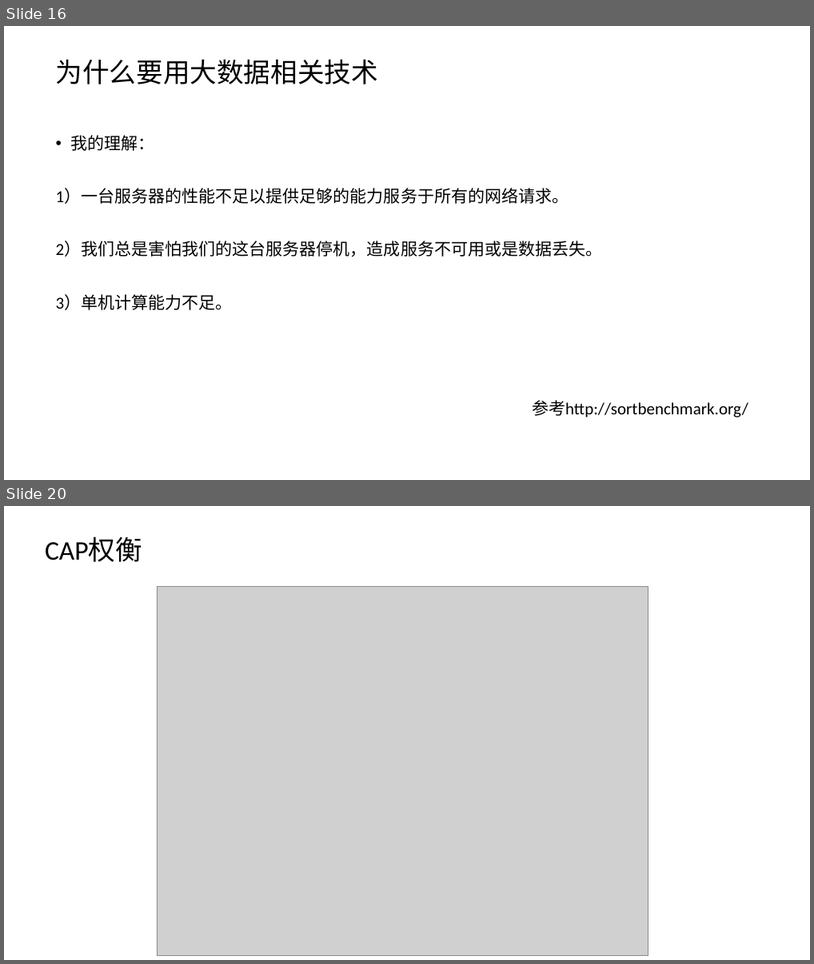
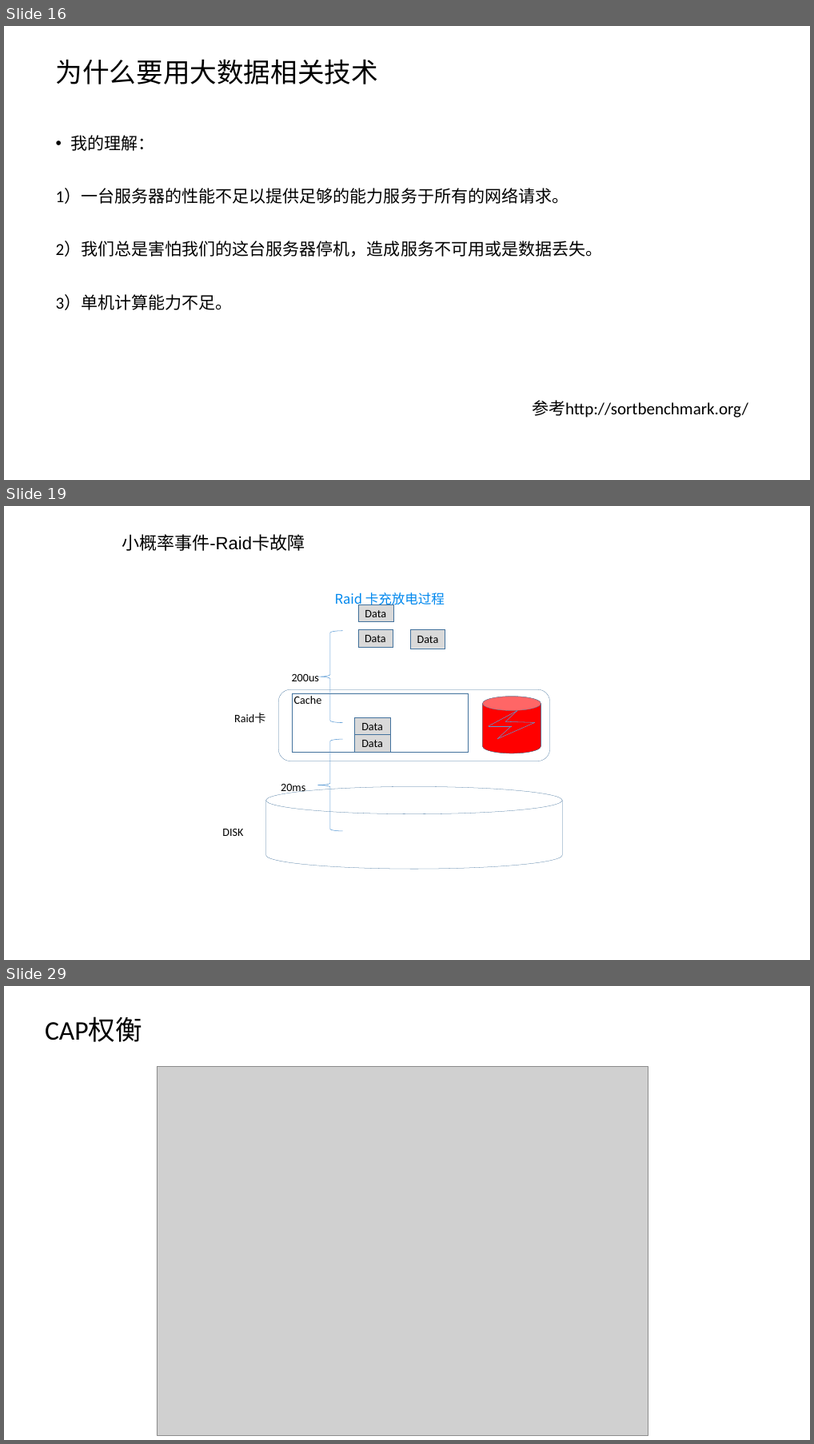
Before and after one commit to anancds/bigdata_ppts, a slide deck: bigdata/大数据.pptx. Shown one above the other, each under a label of ours: slides 16 and 20 before the commit, slides 16, 19 and 29 after it; the slides between them are not shown. The pictures are 814x964 and 814x1444 pixels, drawn with LibreOffice and Linux fonts; fonts in the diff are those of the drawing; grey boxes stand for pictures. Boxes give left, top, right and bottom in pixels: in the first picture for what was removed or moved away, otherwise in the second. Text is boxed around its words. In the diff, an @@ line names an element or a change of style, - is before the commit and + after.

```diff
--- a/bigdata/大数据.pptx
+++ b/bigdata/大数据.pptx
@@ slide 19 added at (4,506,810,960), background #FFFFFF @@
@@ text added at (122,534,305,551), 21 pt, text #000000 @@
+小概率事件-Raid卡故障
@@ text added at (335,592,445,608), 15.8 pt, text #0088EE @@
+Raid 卡充放电过程
@@ rectangle added at (358,604,394,621), fill #D9D9D9, outline #43739E 0.25 pt, 13.5 pt, text #000000 @@
+Data
@@ left brace added at (318,631,342,723), outline #5B9BD5 0.5 pt @@
@@ rectangle added at (358,629,394,647), fill #D9D9D9, outline #43739E 0.25 pt, 13.5 pt, text #000000 @@
+Data
@@ rectangle added at (411,629,446,648), fill #D9D9D9, outline #43739E 0.25 pt, 13.5 pt, text #000000 @@
+Data
@@ rounded rectangle added at (278,689,550,760), outline #43739E 0.25 pt @@
@@ rectangle added at (292,693,468,752), outline #43739E 0.25 pt @@
@@ text added at (292,674,319,681), 13.5 pt, text #000000 @@
+200us
@@ text added at (294,696,322,704), 13.5 pt, text #000000 @@
+Cache
@@ cylinder added at (483,696,541,753), fill #92D050, outline #43739E 0.25 pt @@
@@ text added at (234,712,266,723), 13.5 pt, text #000000 @@
+Raid卡
@@ rectangle added at (355,717,390,734), fill #D9D9D9, outline #43739E 0.25 pt, 13.5 pt, text #000000 @@
+Data
@@ left brace added at (318,739,342,831), outline #5B9BD5 0.5 pt @@
@@ rectangle added at (355,734,390,752), fill #D9D9D9, outline #43739E 0.25 pt, 13.5 pt, text #000000 @@
+Data
@@ group added at (483,696,541,753): 6 lines, 1 cylinder @@
@@ cylinder added at (266,787,562,869), outline #43739E 0.25 pt @@
@@ text added at (281,784,306,794), 13.5 pt, text #000000 @@
+20ms
@@ text added at (222,828,243,836), 13.5 pt, text #000000 @@
+DISK
@@ what was slide 20 is now slide 29 @@
```
Also in this commit, not shown: 19 slides changed, 15 other slides added, 4 slides removed.
